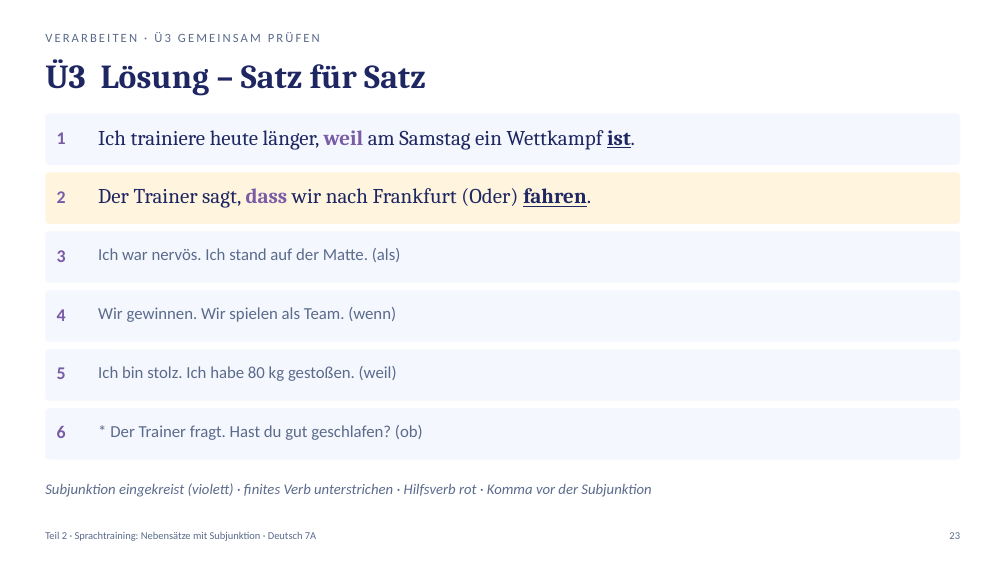
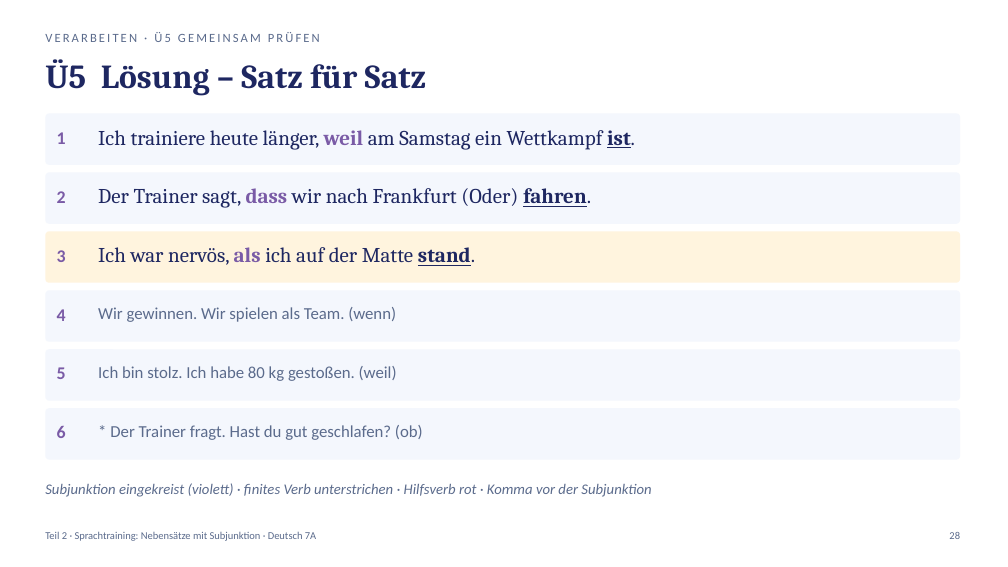
Before and after one commit to golzkonstantin-gif/Schule, a slide deck: slide 28 of Deutsch_7A/Balladen/Woche2/Mittwoch_04-11_Deutsch_7A.pptx (slide 23 before the commit). Drawn at 1008x567 pixels with LibreOffice and Linux fonts; fonts in the diff are those of the drawing. Boxes give left, top, right and bottom in pixels: in the first picture for what was removed or moved away, otherwise in the second. Text is boxed around its words. In the diff, an @@ line names an element or a change of style, - is before the commit and + after.

```diff
--- a/Deutsch_7A/Balladen/Woche2/Mittwoch_04-11_Deutsch_7A.pptx
+++ b/Deutsch_7A/Balladen/Woche2/Mittwoch_04-11_Deutsch_7A.pptx
@@ text at bbox=[45, 59, 427, 96]: text changed @@
-Ü3 Lösung – Satz für Satz
+Ü5 Lösung – Satz für Satz
@@ text at bbox=[45, 32, 320, 42]: text changed @@
-VERARBEITEN · Ü3 GEMEINSAM PRÜFEN
+VERARBEITEN · Ü5 GEMEINSAM PRÜFEN
@@ rounded rectangle at bbox=[45, 172, 960, 224]: fill #FFF4DE to #F4F7FD @@
@@ rounded rectangle at bbox=[45, 231, 960, 283]: fill #F4F7FD to #FFF4DE @@
@@ text at bbox=[98, 247, 475, 266]: text changed; size 16 to 20 pt; font Calibri to Cambria; text colour #5B6B8C to #1E2761 @@
-Ich war nervös. Ich stand auf der Matte. (als)
+Ich war nervös, als ich auf der Matte stand.
```
Also in this commit, not shown: 25 other slides changed, 4 slides added, 2 slides removed, 24 other files.
